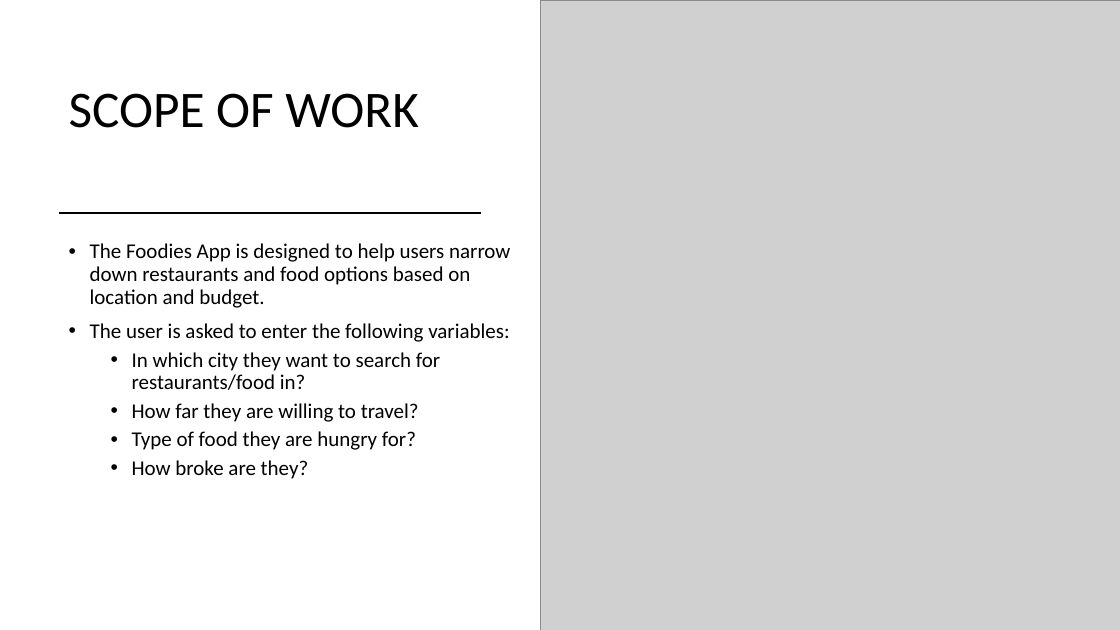
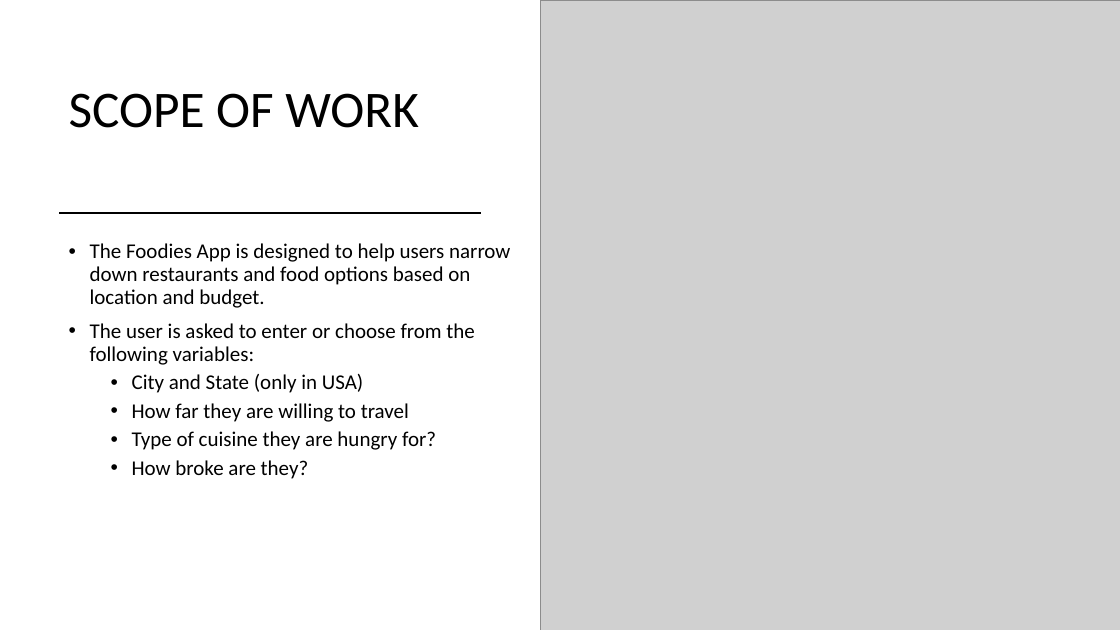
Before and after one commit to BourneID7/project-1, a slide deck: slide 2 of assets/documents/THE FOODIES.pptx. Drawn at 1120x630 pixels with LibreOffice and Linux fonts; fonts in the diff are those of the drawing; grey boxes stand for pictures. Boxes give left, top, right and bottom in pixels: in the first picture for what was removed or moved away, otherwise in the second. Text is boxed around its words. In the diff, an @@ line names an element or a change of style, - is before the commit and + after.

```diff
--- a/assets/documents/THE FOODIES.pptx
+++ b/assets/documents/THE FOODIES.pptx
@@ text at (90,323,474,450): text changed @@
-• The user is asked to enter the following variables:
-  • In which city they want to search for restaurants/food in?
-  • How far they are willing to travel?
-  • Type of food they are hungry for?
+• The user is asked to enter or choose from the following variables:
+  • City and State (only in USA)
+  • How far they are willing to travel
+  • Type of cuisine they are hungry for?
```
Also in this commit, not shown: 1 other slide changed, 6 slides added, 2 other files.
